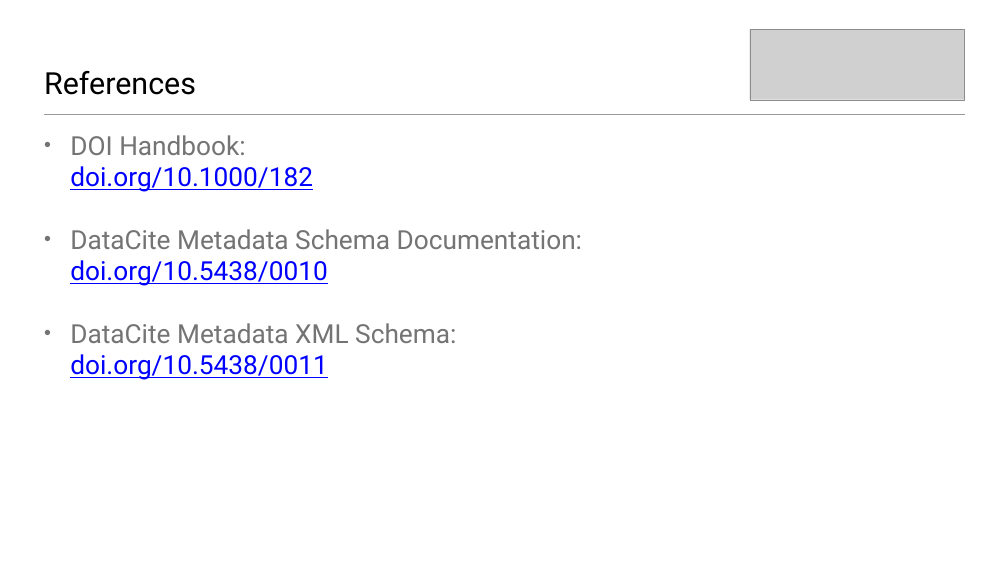
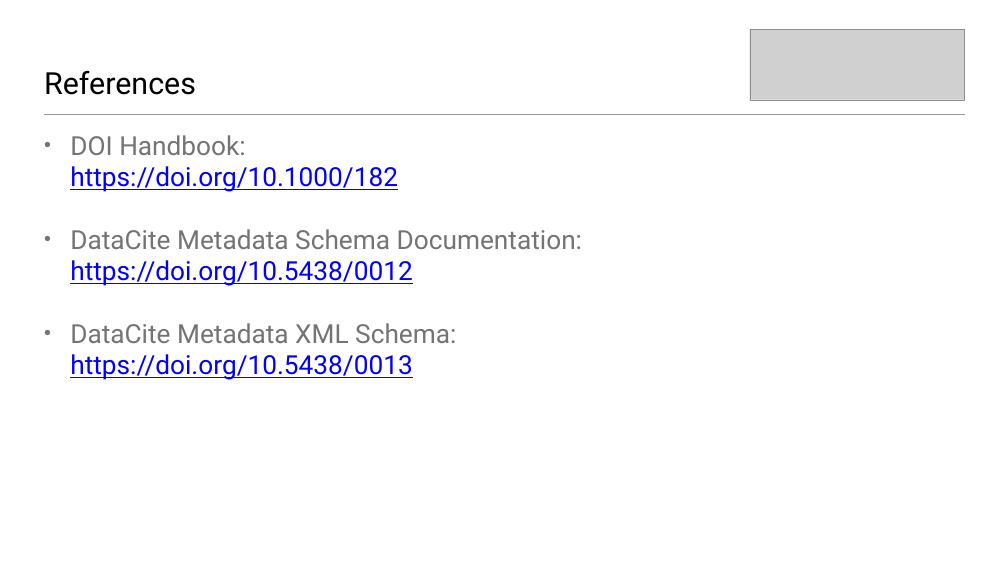
Before and after one commit to datacite/homepage, a slide deck: slide 20 of source/assets/tech_intro.pptx. Drawn at 1008x567 pixels with LibreOffice and Linux fonts; fonts in the diff are those of the drawing; grey boxes stand for pictures. Boxes give left, top, right and bottom in pixels: in the first picture for what was removed or moved away, otherwise in the second. Text is boxed around its words. In the diff, an @@ line names an element or a change of style, - is before the commit and + after.

```diff
--- a/source/assets/tech_intro.pptx
+++ b/source/assets/tech_intro.pptx
@@ text at (70,135,582,380): text changed; text colour #747474 to #0000FF @@
-• DOI Handbook:
-  doi.org/10.1000/182
-• DataCite Metadata Schema Documentation:
-  doi.org/10.5438/0010
-• DataCite Metadata XML Schema:
-  doi.org/10.5438/0011
+• DOI Handbook:
+  https://doi.org/10.1000/182
+• DataCite Metadata Schema Documentation:
+  https://doi.org/10.5438/0012
+• DataCite Metadata XML Schema:
+  https://doi.org/10.5438/0013
```
Also in this commit, not shown: 2 other slides changed, 1 slide added, 1 slide removed, 4 other files.
